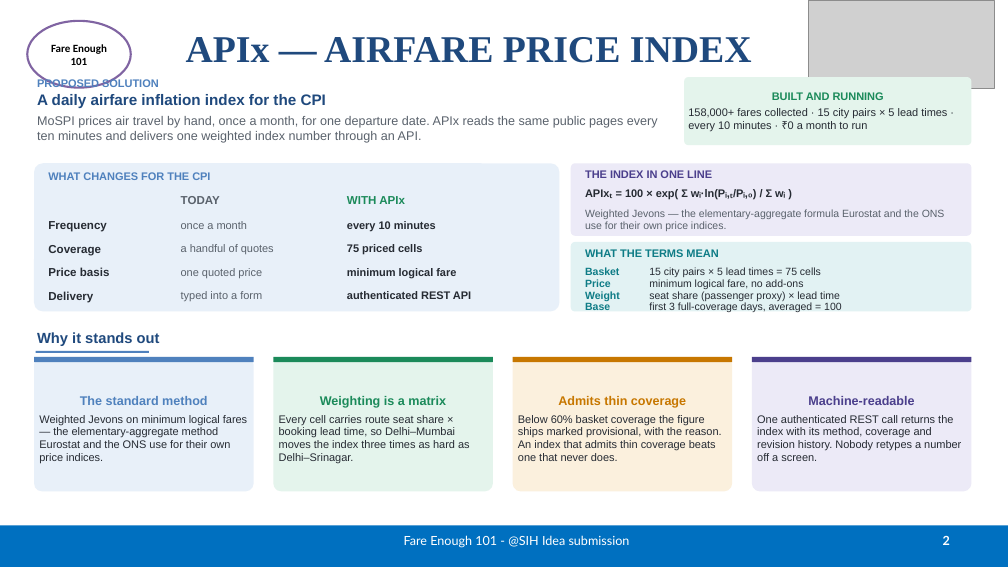
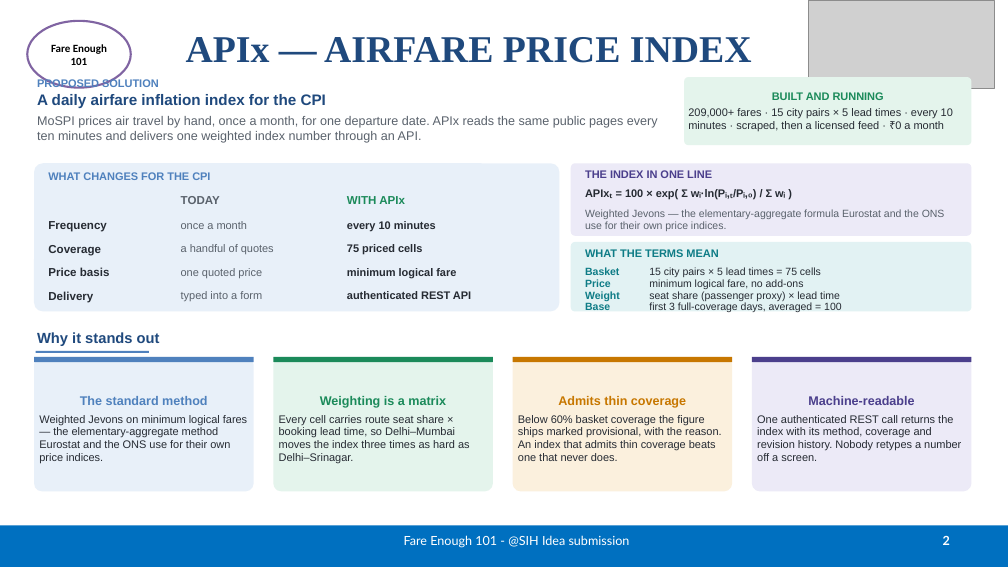
Before and after one commit to BradCage-afk/sih-2026-airfare-index, a slide deck: slide 2 of SIH26056-Idea-Presentation.pptx. Drawn at 1008x567 pixels with LibreOffice and Linux fonts; fonts in the diff are those of the drawing; grey boxes stand for pictures. Boxes give left, top, right and bottom in pixels: in the first picture for what was removed or moved away, otherwise in the second. Text is boxed around its words. In the diff, an @@ line names an element or a change of style, - is before the commit and + after.

```diff
--- a/SIH26056-Idea-Presentation.pptx
+++ b/SIH26056-Idea-Presentation.pptx
@@ text in rounded rectangle at [688, 108, 953, 131]: text changed @@
-158,000+ fares collected · 15 city pairs × 5 lead times · every 10 minutes · ₹0 a month to run
+209,000+ fares · 15 city pairs × 5 lead times · every 10 minutes · scraped, then a licensed feed · ₹0 a month
```
Also in this commit, not shown: 2 other slides changed, 3 other files.
